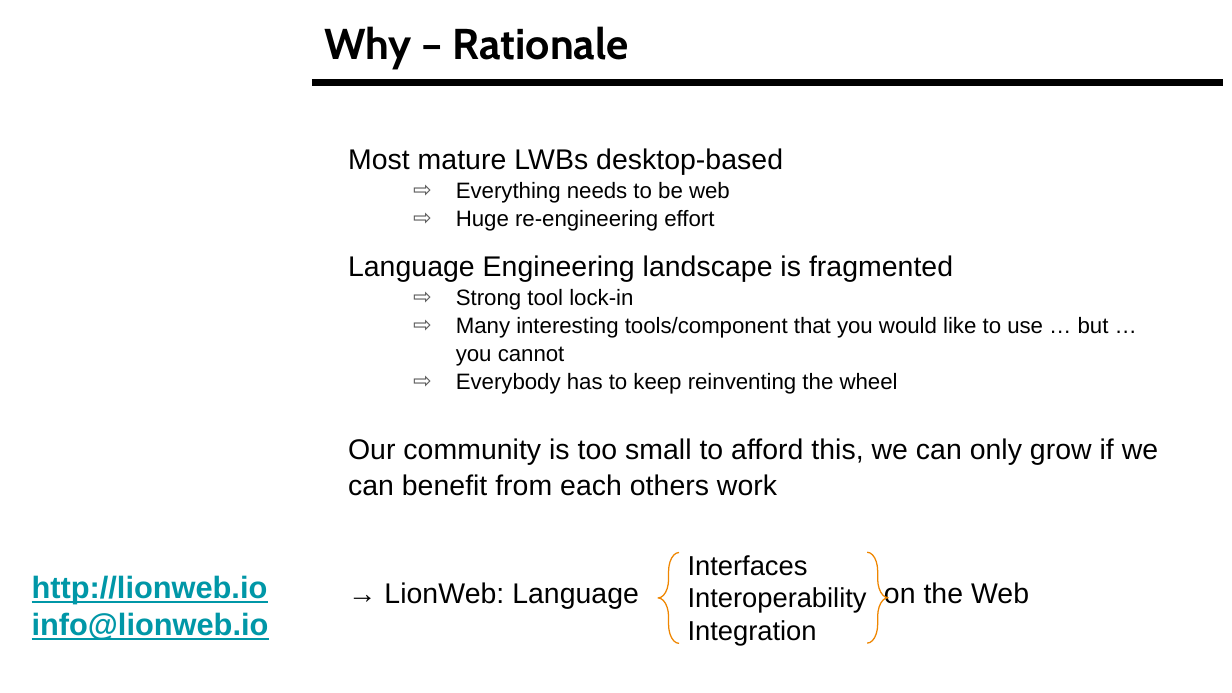
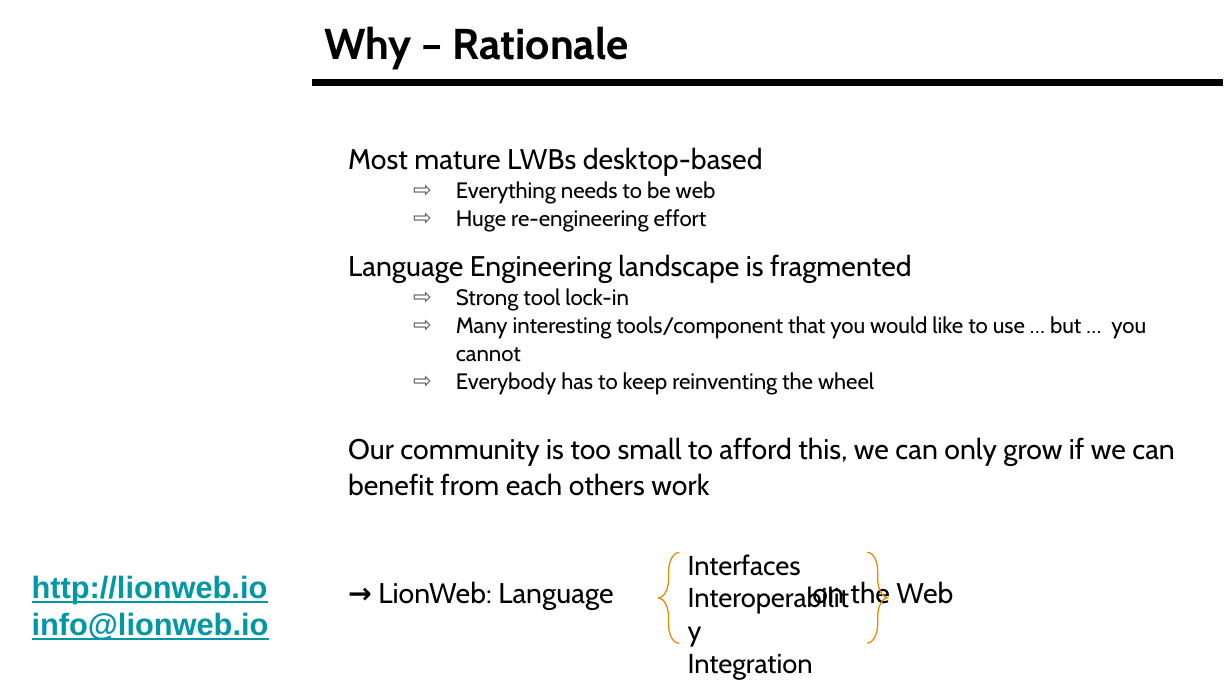
Before and after one commit to LionWeb-io/specification, a slide deck: slide 4 of resources/LangDev Talk.pptx. Drawn at 1232x693 pixels with LibreOffice and Linux fonts; fonts in the diff are those of the drawing; background and template pictures are left out. Boxes give left, top, right and bottom in pixels: in the first picture for what was removed or moved away, otherwise in the second. Text is boxed around its words. In the diff, an @@ line names an element or a change of style, - is before the commit and + after.

```diff
--- a/resources/LangDev Talk.pptx
+++ b/resources/LangDev Talk.pptx
@@ text "Most mature LWBs desktop-based" at (348,147,1174,610): font Arial to Cabin @@
@@ text "Interfaces" at (688,554,813,679): font Arial to Cabin @@
```
Also in this commit, not shown: 9 other slides changed.
